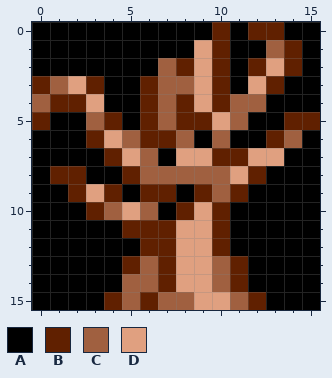
Pixel-art sprite -- graphics/petrifiedroper.gif. Above is the file before it was changed.
The file is 32x32 pixels, drawn in blocks of 2x2; one block is one cell here.
Palette (. is transparent): A #000000  B #602000  C #a06040  D #e0a080
Pixels before, first column x 0:
 0 AAAAAAAAAABABBAA
 1 AAAAAAAAADBAACBA
 2 AAAAAAACBDBABDBA
 3 BCDBAABCCDBADBAA
 4 CBBDAABCBDBCCAAA
 5 BAACBABCBBDCAABB
 6 AAABDCBBCACAABCA
 7 AAAABDCADDBBDDAA
 8 ABBAABCCCCCDBAAA
 9 AABDBABBABCBAAAA
10 AAABCDCABDBAAAAA
11 AAAAABBBDDBAAAAA
12 AAAAAABBDDBAAAAA
13 AAAAABCBDDCBAAAA
14 AAAAACCBDDCBAAAA
15 AAAABCBCCDDCBAAA
Once edited:
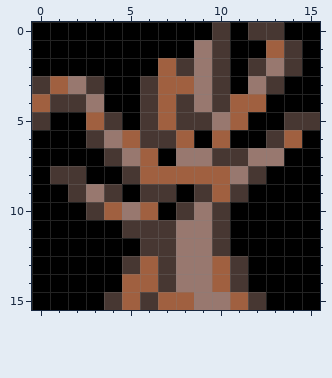
The edit:
Colour B changes from #602000 to #473732.
Colour D changes from #e0a080 to #98786f.
Changed places in both pictures, as pixel boxes (x1, y1, x2, y2):
changed: (32, 22, 320, 310)
